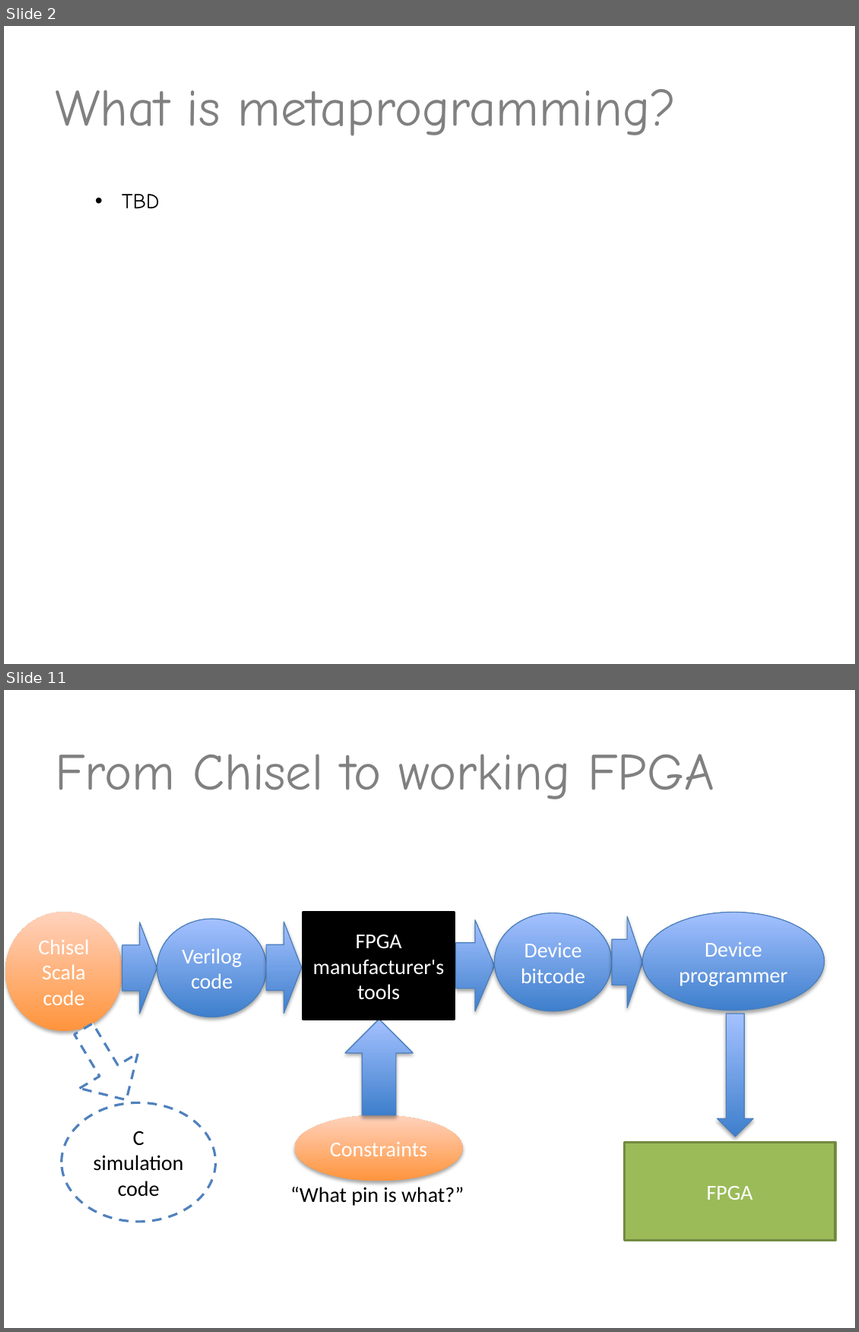
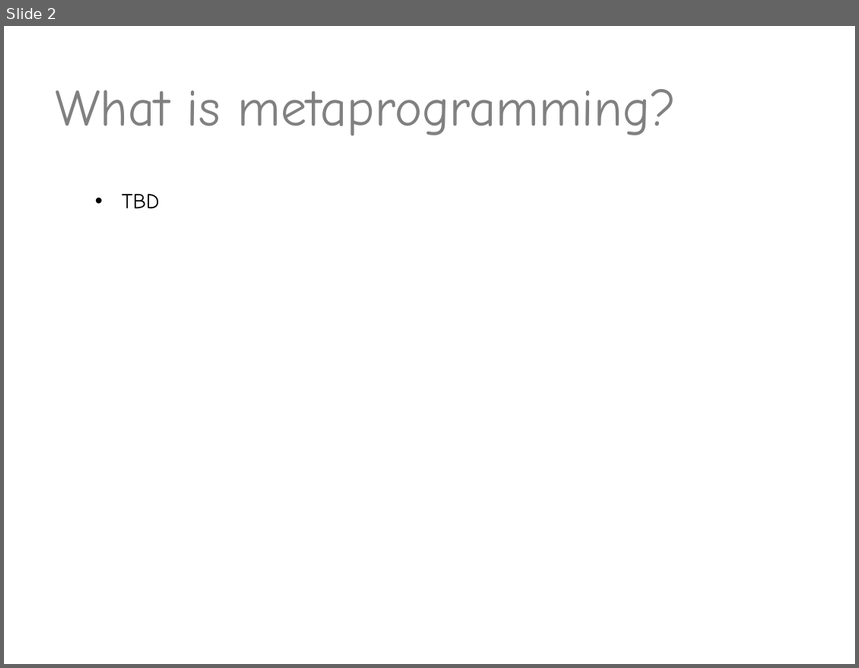
Before and after one commit to valdisxp1/scala-metaprograming-fun, a slide deck: Scala_metaprogramming.pptx. Shown one above the other, each under a label of ours: slides 2 and 11 before the commit, slide 2 after it; the slides between them are not shown. The pictures are 859x1332 and 859x668 pixels, drawn with LibreOffice and Linux fonts; fonts in the diff are those of the drawing. Boxes give left, top, right and bottom in pixels: in the first picture for what was removed or moved away, otherwise in the second. Text is boxed around its words. In the diff, an @@ line names an element or a change of style, - is before the commit and + after.

```diff
--- a/Scala_metaprogramming.pptx
+++ b/Scala_metaprogramming.pptx
@@ slide 11 removed at [4, 690, 855, 1328], background #FFFFFF @@
@@ title removed at [55, 754, 715, 799] @@
-From Chisel to working FPGA
@@ ellipse removed at [6, 912, 123, 1031] @@
-Chisel
-Scala code
@@ rectangle removed at [303, 912, 454, 1019] @@
-FPGA manufacturer's
-tools
@@ ellipse removed at [494, 913, 612, 1011] @@
-Device bitcode
@@ right arrow removed at [612, 916, 642, 1008] @@
@@ ellipse removed at [642, 912, 825, 1011] @@
-Device
-programmer
@@ right arrow removed at [123, 923, 158, 1014] @@
@@ ellipse removed at [158, 919, 267, 1018] @@
-Verilog
-code
@@ right arrow removed at [266, 923, 301, 1014] @@
@@ right arrow removed at [456, 920, 494, 1011] @@
@@ down arrow removed at [55, 1011, 156, 1117] @@
@@ up arrow removed at [345, 1019, 414, 1116] @@
@@ down arrow removed at [718, 1014, 754, 1137] @@
@@ ellipse removed at [62, 1103, 216, 1222] @@
-C simulation code
@@ ellipse removed at [295, 1116, 463, 1181] @@
-Constraints
@@ rectangle removed at [624, 1142, 835, 1241] @@
-FPGA
@@ text removed at [291, 1187, 464, 1206] @@
-“What pin is what?”
```
Also in this commit, not shown: 2 slides changed, 1 slide added, 8 other slides removed.
